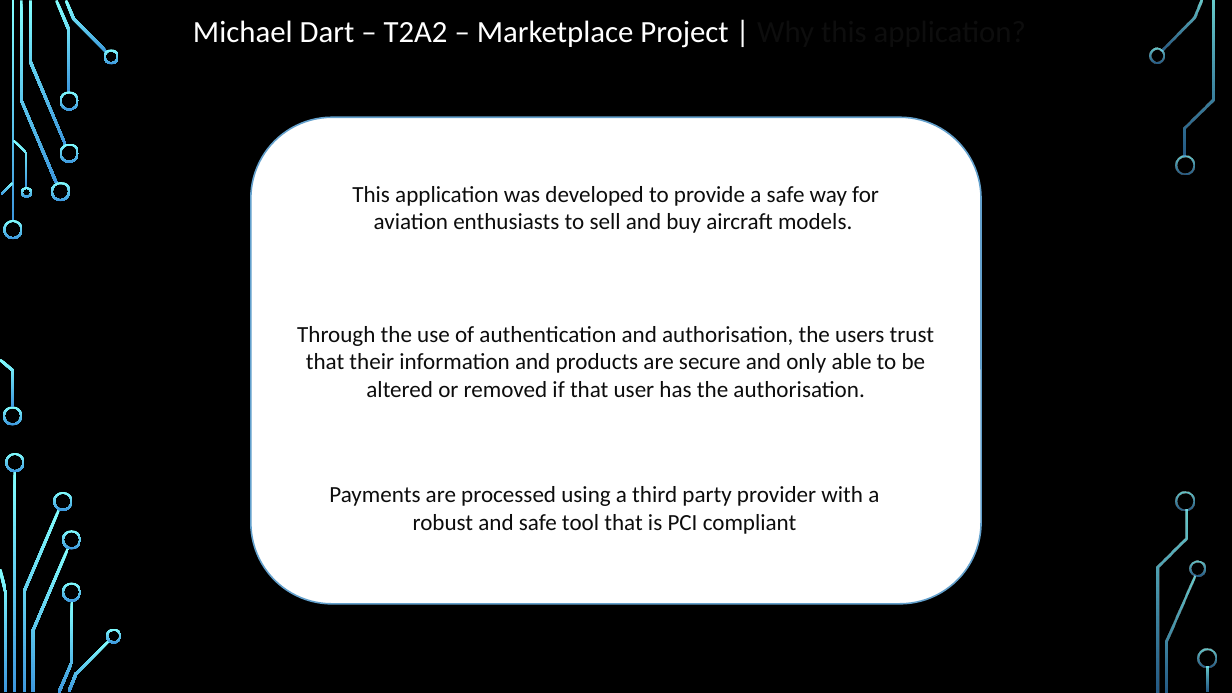
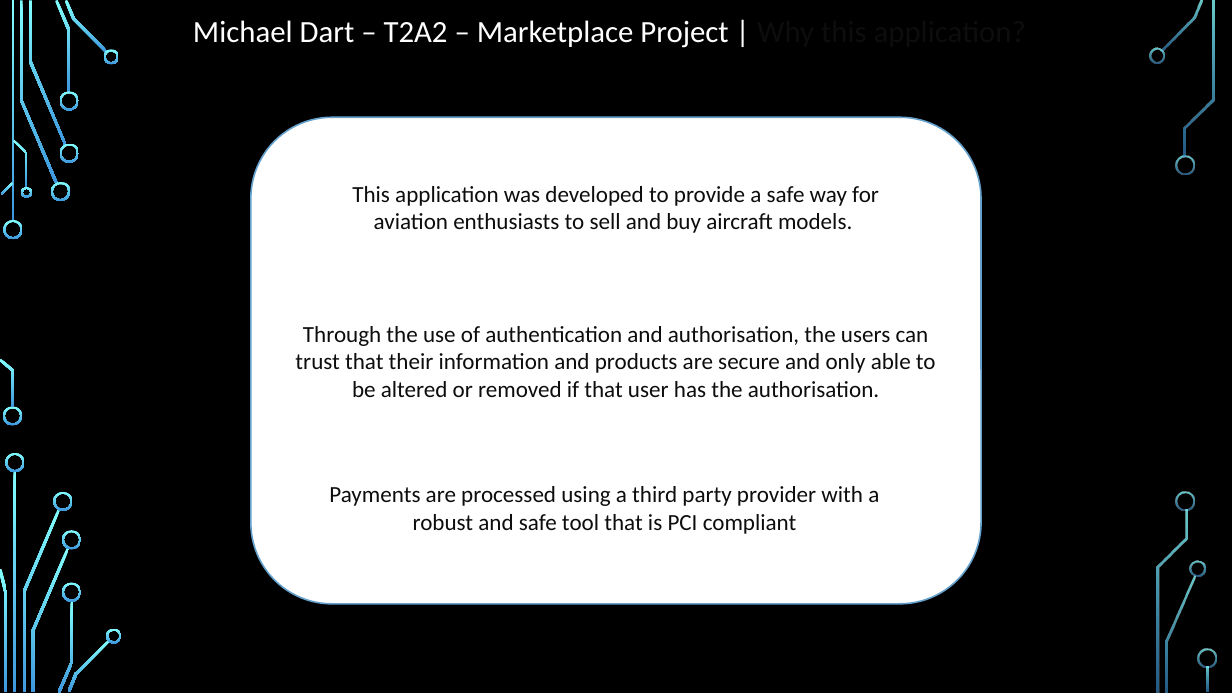
Before and after one commit to mdart86/Two_Sided_Marketplace_Project, a slide deck: slide 5 of ppt/MichaelDart_T2A2_Slidedeck.pptx. Drawn at 1232x693 pixels with LibreOffice and Linux fonts; fonts in the diff are those of the drawing; background and template pictures are left out. Boxes give left, top, right and bottom in pixels: in the first picture for what was removed or moved away, otherwise in the second. Text is boxed around its words. In the diff, an @@ line names an element or a change of style, - is before the commit and + after.

```diff
--- a/ppt/MichaelDart_T2A2_Slidedeck.pptx
+++ b/ppt/MichaelDart_T2A2_Slidedeck.pptx
@@ text in rounded rectangle at (x1=295, y1=326, x2=936, y2=397): text changed @@
-Through the use of authentication and authorisation, the users trust that their information and products are secure and only able to be altered or removed if that user has the authorisation.
+Through the use of authentication and authorisation, the users can trust that their information and products are secure and only able to be altered or removed if that user has the authorisation.
```
Also in this commit, not shown: 6 other slides changed.
